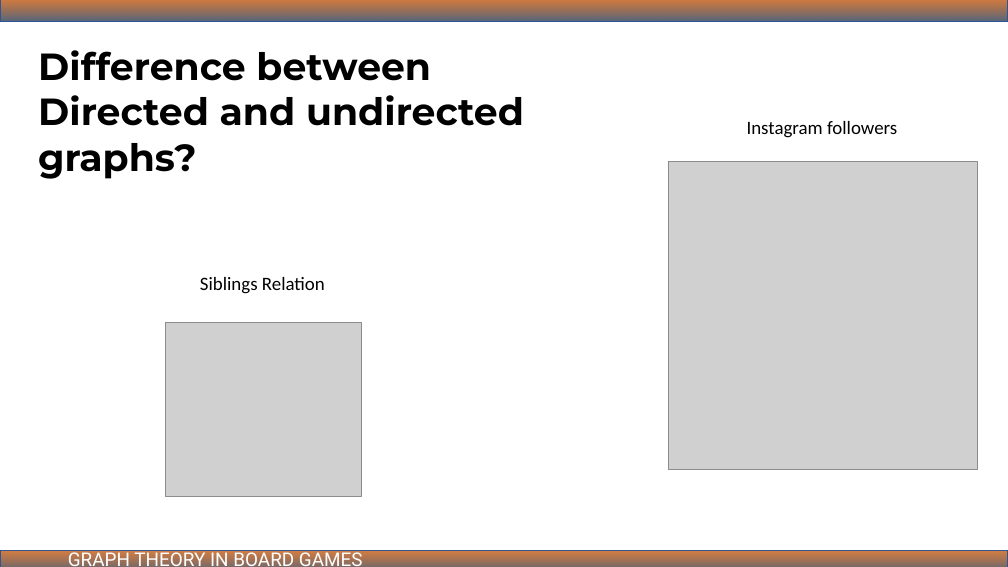
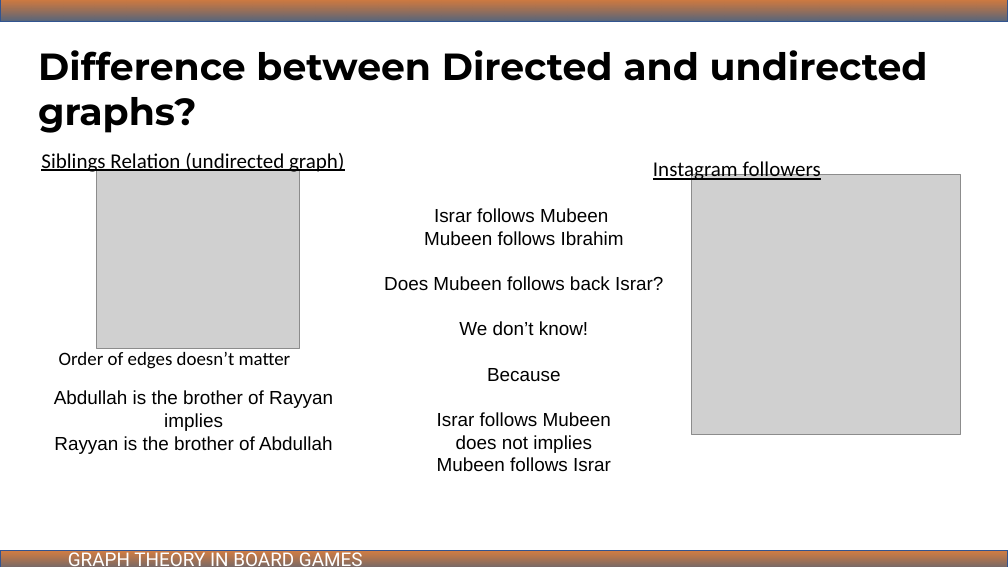
Before and after one commit to ibmbt/group5_graphtheory, a slide deck: slide 5 of group5_graphtheory.pptx. Drawn at 1008x567 pixels with LibreOffice and Linux fonts; fonts in the diff are those of the drawing; grey boxes stand for pictures. Boxes give left, top, right and bottom in pixels: in the first picture for what was removed or moved away, otherwise in the second. Text is boxed around its words. In the diff, an @@ line names an element or a change of style, - is before the commit and + after.

Commit message:
Update group5_graphtheory.pptx
Edited and added slides

```diff
--- a/group5_graphtheory.pptx
+++ b/group5_graphtheory.pptx
@@ text "Difference between Directed and undirected ..." rewrapped from (38,50,524,179) to (38,50,928,133) @@
@@ text at (41,153,344,174): text changed; size 18 to 20 pt @@
-Siblings Relation
+Siblings Relation (undirected graph)
@@ picture: place and size @@
-picture at (166,323,361,497)
+picture at (97,169,299,348)
@@ text "Instagram followers": place and size @@
-text "Instagram followers" at (747,121,897,138)
+text "Instagram followers" at (653,159,821,183)
@@ text "Instagram followers" at (653,159,821,183): size 18 to 20 pt, underline on @@
@@ picture: place and size @@
-picture at (668,161,977,470)
+picture at (691,175,960,435)
@@ text added at (384,208,663,472), 18 pt, text #000000 @@
+Israr follows Mubeen
+Mubeen follows Ibrahim
+Does Mubeen follows back Israr?
+We don’t know!
+Because
+Israr follows Mubeen
+does not implies
+Mubeen follows Israr
@@ text added at (59,352,291,369), 18 pt, text #000000 @@
+Order of edges doesn’t matter
@@ text added at (54,390,333,454), 18 pt, text #000000 @@
+Abdullah is the brother of Rayyan
+implies
+Rayyan is the brother of Abdullah
```
Also in this commit, not shown: 5 other slides changed, 1 slide added.
